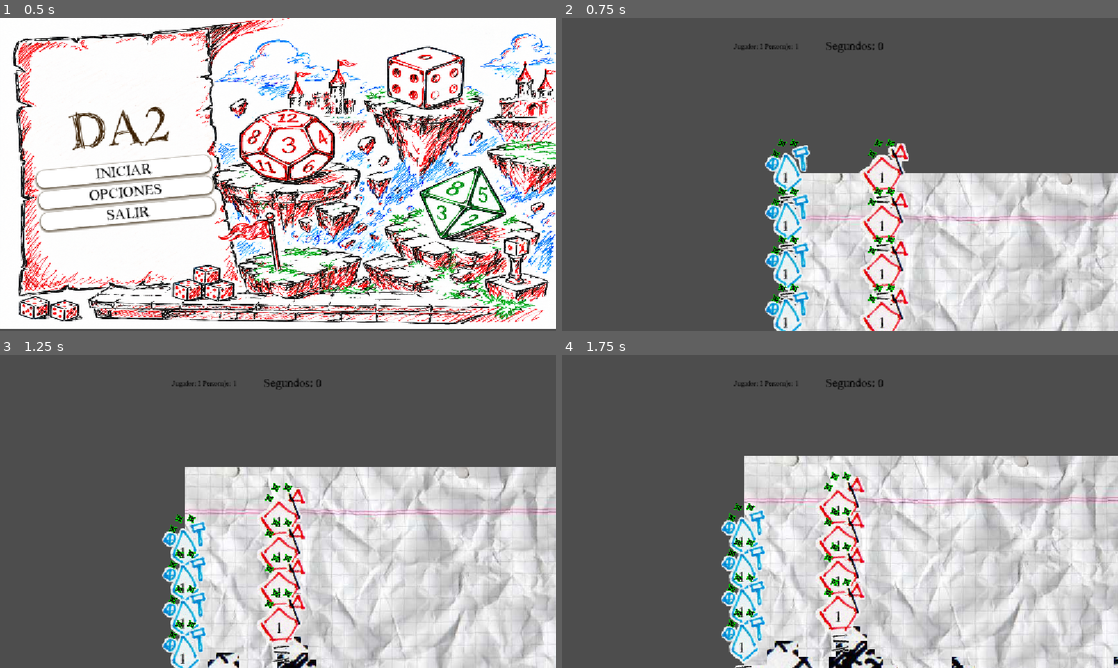
Above: before the commit, frames 1-4 (two rows, left to right).
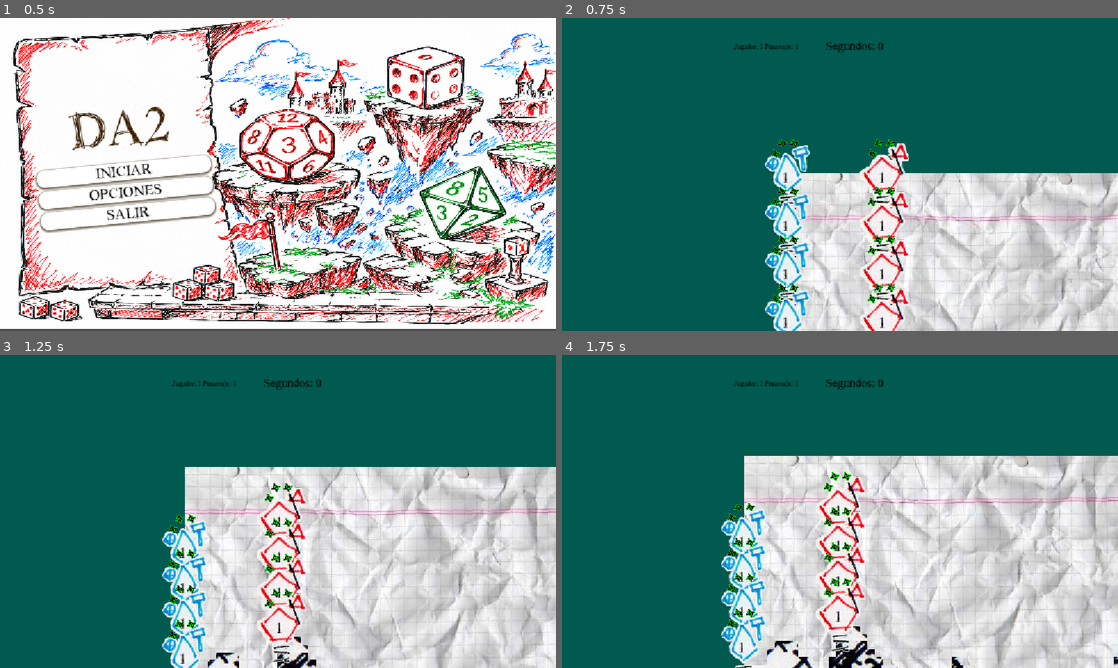
Above: after the commit, the same moments.

Repository: Pablo7776/Motores_Graficos
Game: Godot game, scene res://Escenas/menu_principal.tscn
Same seed, same stepped clock (60 frames per second), same inputs: the game is played once before the commit and once after it. The engine's default icon, where the game draws it, is replaced by a stand-in: a white triangle on a blue panel in a dark square.
Inputs (mouse positions are in pixels of both pictures, inside the frame that each line leads up to):
- Up to frame 1 (0.5 s): no input
- Up to frame 2 (0.75 s): click "INICIAR" at 0.5 s
- Up to frame 3 (1.25 s): no input
- Up to frame 4 (1.75 s): move the mouse to (962, 495) at 1.27 s; hold Right (mover_derecha) from 1.28 s (still down); click (962, 495) at 1.35 s; tap Space (saltar) at 1.52 s

Frame 1 is identical in both runs. In frame 2, 68% of the frame differs, in the area x 0-100%, y 0-100%; in frame 3, 56%; in frame 4, 53%.

Commit message:
se agrega fondo basico

Diff:
--- a/da-2-zafarrancho/juego/main.tscn
+++ b/da-2-zafarrancho/juego/main.tscn
@@ -9,9 +9,12 @@
 [ext_resource type="FontFile" uid="uid://cla3yyxnq4amh" path="res://Recursos/Tipografias/!SketchyTimes-b.ttf" id="8_d2hqu"]
 [ext_resource type="PackedScene" uid="uid://c3usr1i5yijrq" path="res://modulos/componentes/ZonaDeMuerte.tscn" id="8_t4pft"]
 [ext_resource type="PackedScene" uid="uid://llgpvb0lpvyo" path="res://modulos/componentes/SpawnerPersonajes.tscn" id="9_t4pft"]
+[ext_resource type="PackedScene" uid="uid://bujley8kmtnig" path="res://modulos/escenario/fondo.tscn" id="10_eu0op"]
 
 [node name="Main" type="Node2D" unique_id=2115022120]
 script = ExtResource("1_itpfl")
+
+[node name="Fondo" parent="." unique_id=662867499 instance=ExtResource("10_eu0op")]
 
 [node name="TextureRect" type="TextureRect" parent="." unique_id=1905305635]
 offset_right = 1151.2242
--- /dev/null
+++ b/da-2-zafarrancho/modulos/escenario/fondo.tscn
@@ -0,0 +1,10 @@
+[gd_scene format=3 uid="uid://bujley8kmtnig"]
+
+[node name="Fondo" type="Node2D" unique_id=662867499]
+
+[node name="ColorRect" type="ColorRect" parent="." unique_id=2112440038]
+offset_left = -1289.0
+offset_top = -638.0
+offset_right = 2419.0
+offset_bottom = 1511.0
+color = Color(0, 0.3529412, 0.3137255, 1)
